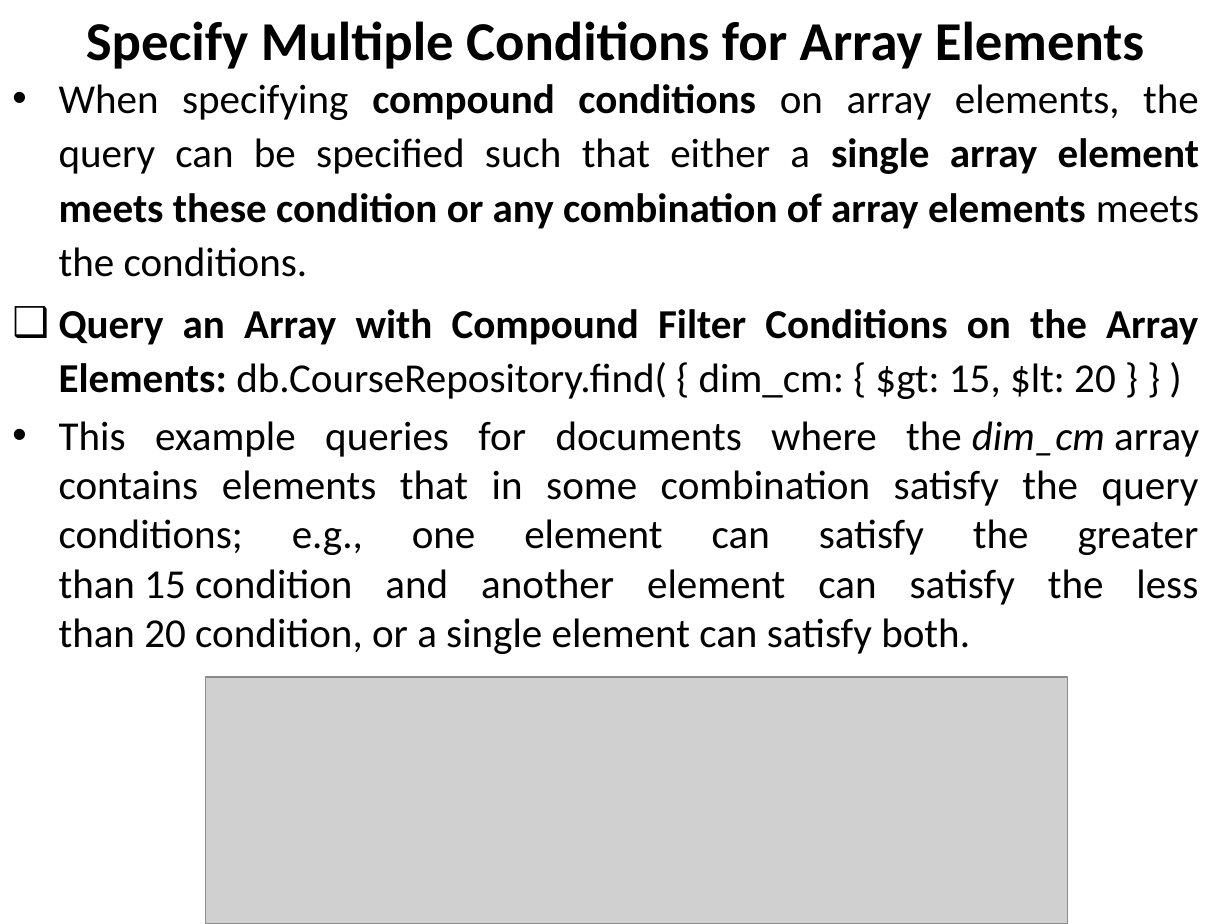
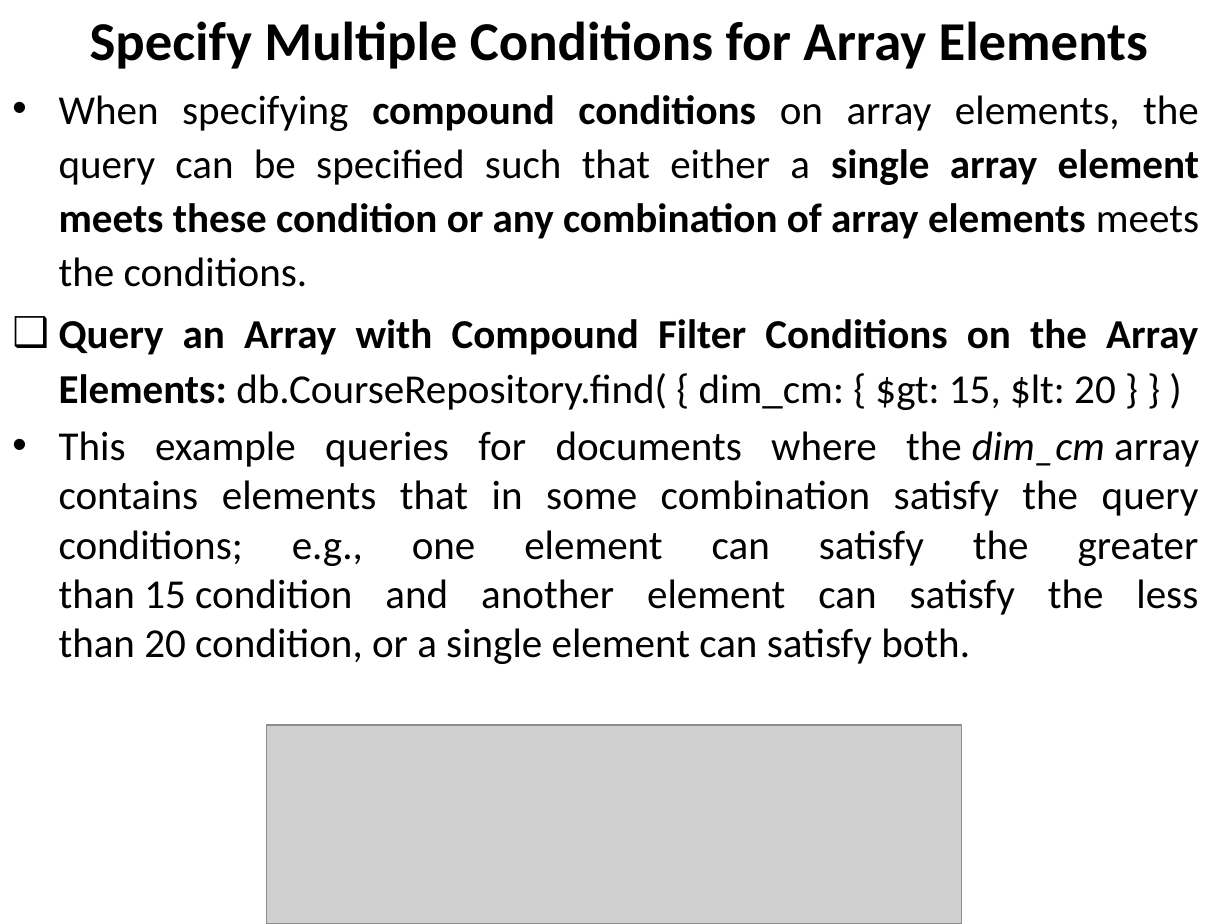
Before and after one commit to mehul79/SM, a slide deck: slide 8 of Sem-6/Data Engineering/Lec_5_Array in MongoDB.pptx. Drawn at 1232x924 pixels with LibreOffice and Linux fonts; fonts in the diff are those of the drawing; grey boxes stand for pictures. Boxes give left, top, right and bottom in pixels: in the first picture for what was removed or moved away, otherwise in the second. Text is boxed around its words. In the diff, an @@ line names an element or a change of style, - is before the commit and + after.

```diff
--- a/Sem-6/Data Engineering/Lec_5_Array in MongoDB.pptx
+++ b/Sem-6/Data Engineering/Lec_5_Array in MongoDB.pptx
@@ text "Specify Multiple Conditions for Array ...": place and size @@
-text "Specify Multiple Conditions for Array ..." at <box>86,21,1144,69</box>
+text "Specify Multiple Conditions for Array ..." at <box>90,21,1148,69</box>
@@ text "When specifying compound conditions on ...": place and size @@
-text "When specifying compound conditions on ..." at <box>59,84,1199,654</box>
+text "When specifying compound conditions on ..." at <box>59,95,1199,664</box>
@@ picture: place and size @@
-picture at <box>206,676,1068,924</box>
+picture at <box>267,724,962,924</box>
```
Also in this commit, not shown: 4 other slides changed, 28 other files.
